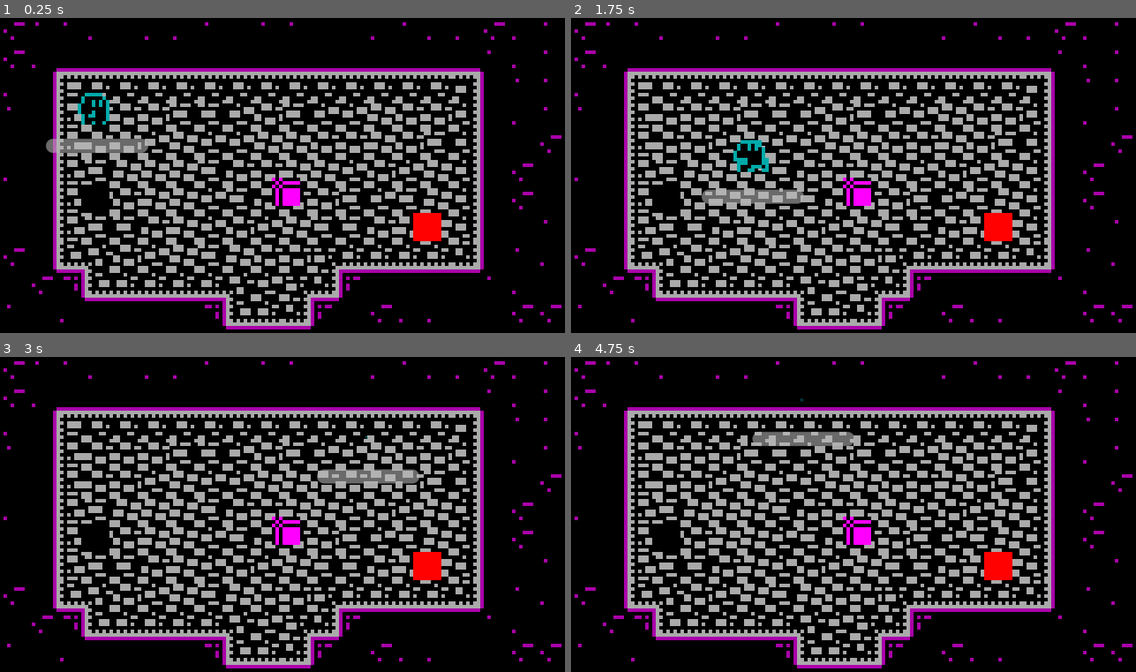
Above: before the commit, frames 1-4 (two rows, left to right).
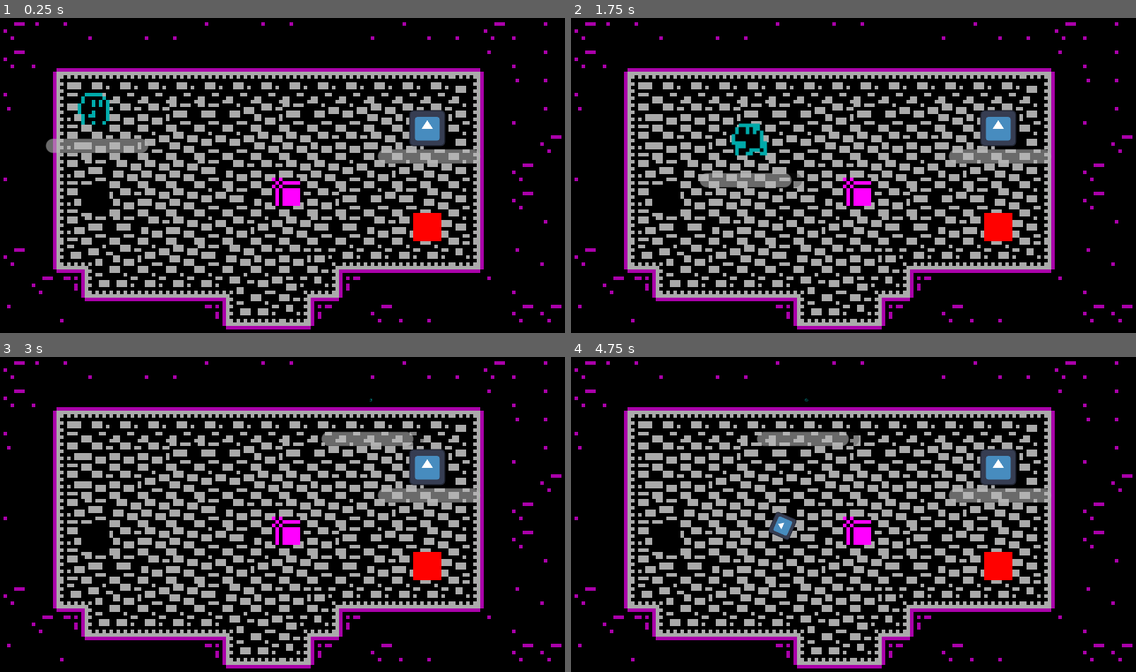
Above: after the commit, the same moments.

Repository: Renan-G-projec/DungeonWarrior
Game: Godot game, scene res://scenes/main.tscn
The game is run twice, just before and just after one commit, with the same random seed, the same clock (stepped at 60 frames per second) and the same inputs. The engine's default icon, where the game draws it, is replaced by a stand-in: a white triangle on a blue panel in a dark square.
Inputs (mouse positions are in pixels of both pictures, inside the frame that each line leads up to):
- Up to frame 1 (0.25 s): no input
- Up to frame 2 (1.75 s): tap Enter at 0.5 s; move the mouse to (977, 159) at 0.52 s; hold D (walk_right) 0.53-1.28 s; tap E (Interact) at 0.6 s; click (977, 159) at 0.67 s; move the mouse to (740, 191) at 1.27 s; hold S (walk_down) from 1.28 s (still down); click (740, 191) at 1.35 s
- Up to frame 3 (3 s): move the mouse to (339, 442) at 2.02 s; release S (walk_down) at 2.03 s; hold D (walk_right) 2.03-2.78 s; tap Shift (dash) at 2.1 s; move the mouse to (254, 577) at 2.77 s; hold W (walk_up) from 2.78 s (still down); tap Alt at 2.85 s; click (254, 577) at 2.92 s
- Up to frame 4 (4.75 s): move the mouse to (1023, 561) at 3.52 s; release W (walk_up) at 3.53 s; hold A (walk_left) from 3.53 s (still down); tap E (Interact) at 3.6 s; move the mouse to (684, 464) at 4.27 s; click (684, 464) at 4.35 s

The runs differ from the first frame. In frame 1, 1.3% of the frame differs, in the area x 66-85%, y 29-47%; in frame 2, 2.8%, in the area x 22-85%, y 29-59%; in frame 3, 2.3%; in frame 4, 1.6%.
Error before the commit: Invalid call. Nonexistent function 'attack' in base 'Nil'. (res://features/player/player.gd:25)
Error after the commit: Parse Error: Could not find type "Knockback" in the current scope. (res://features/components/follow_player_component.gd:15)

Commit message:
Tried to add a pull attack

Diff:
--- a/features/components/follow_player_component.gd
+++ b/features/components/follow_player_component.gd
@@ -12,7 +12,7 @@
 var cooldown_time: float = 0.0
 
 @onready var body: CharacterBody2D = get_parent()
-@onready var knockback: Knockback = body.get_node_or_null("Knockback") as Knockback
+@onready var knockback: KnockbackEmemy = body.get_node_or_null("Knockback") as Knockback
 
 func _ready() -> void:
 	player = get_tree().get_first_node_in_group("player") as Player
--- a/features/components/knockback.gd
+++ b/features/components/knockback.gd
@@ -1,5 +1,6 @@
-class_name Knockback
+class_name KnockbackEmemy
 extends Node
+
 
 @export var default_force: float = 250
 @export var default_duration: float = 0.2
--- a/features/enemies/boss/boss_base.tscn
+++ b/features/enemies/boss/boss_base.tscn
@@ -6,7 +6,7 @@
 [ext_resource type="Script" uid="uid://bpb1sutj7mvtm" path="res://features/components/feel_component.gd" id="3_h5uod"]
 [ext_resource type="PackedScene" uid="uid://cr6e8ow0yxrfy" path="res://features/components/lifebar.tscn" id="4_5k3w4"]
 [ext_resource type="PackedScene" uid="uid://c4pebvhsq3u1n" path="res://features/components/follow_player_component.tscn" id="5_wojv2"]
-[ext_resource type="Script" uid="uid://cwiu5p468npnt" path="res://features/components/knockback.gd" id="6_qifik"]
+[ext_resource type="Script" uid="uid://c11kjlpyai1ha" path="res://features/enemies/boss/knockback_boss.gd" id="7_c7puh"]
 [ext_resource type="Script" uid="uid://uwvi4yj2vmqk" path="res://features/components/shoot_component.gd" id="7_phto6"]
 [ext_resource type="PackedScene" uid="uid://dc7ybwwl227dc" path="res://features/enemies/projectile.tscn" id="8_w7r7b"]
 
@@ -43,11 +43,12 @@
 damage = 15
 
 [node name="Knockback" type="Node" parent="." unique_id=1167124007]
-script = ExtResource("6_qifik")
+script = ExtResource("7_c7puh")
 
 [node name="Muzzle" type="Marker2D" parent="." unique_id=1705349887]
 position = Vector2(0, -10)
 
-[node name="ShootComponent" type="Node" parent="." unique_id=1476964520]
+[node name="ShootComponent" type="Node" parent="." unique_id=1476964520 node_paths=PackedStringArray("muzzle")]
 script = ExtResource("7_phto6")
 projectile = ExtResource("8_w7r7b")
+muzzle = NodePath("../Muzzle")
--- /dev/null
+++ b/features/enemies/boss/knockback_boss.gd
@@ -0,0 +1,78 @@
+class_name KnockbackBoss
+extends Node
+
+
+@export var default_force: float = 250
+@export var default_duration: float = 0.2
+@export var friction: float = 800.0
+@export var knockback_resistance: float = 1.0
+
+var knockback_velocity: Vector2 = Vector2.ZERO
+var knockback_timer: float = 0.0
+
+var pull_target: Node2D = null
+var pull_force: float = 0.0
+var pull_stop_disatance: float = 24.0
+
+
+@onready var boss: CharacterBody2D = get_parent() as CharacterBody2D
+
+func _ready() -> void:
+	if boss and boss.has_node("HealthComponent"):
+		var health := boss.get_node("HealthComponent")
+		health.took_damage.connect(_on_took_damage)
+
+func is_active() -> bool:
+	return knockback_timer > 0.0
+
+func apply_knockback(source_position: Vector2, force: float = -1.0, duration: float = -1.0) -> void:
+	if not boss:
+		return
+	if force < 0.0:
+		force = default_force
+	if duration < 0.0:
+		duration = default_duration
+
+	var direction := source_position.direction_to(boss.global_position)
+	if direction == Vector2.ZERO:
+		direction = Vector2.RIGHT
+
+	pull_target = null
+	knockback_velocity = direction * (force / maxf(knockback_resistance, 0.01))
+	knockback_timer = duration
+
+
+func apply_pull(target: Node2D, force: float = 200.0, duration: float = 0.6, stop_distance: float = 24.0) -> void:
+	if not boss or target == null:
+		return
+	pull_target = target
+	pull_force = force
+	pull_stop_disatance = stop_distance
+	knockback_timer = duration
+
+func _physics_process(delta: float) -> void:
+	if knockback_timer <= 0.0:
+		knockback_velocity = Vector2.ZERO
+		pull_target = null
+		return
+
+	if pull_target and is_instance_valid(pull_target):
+		var to_target := pull_target.global_position - boss.global_position
+
+		if to_target.length() <= pull_stop_disatance:
+			knockback_velocity = Vector2.ZERO
+			pull_target = null
+			knockback_timer = 0.0
+			return
+
+		knockback_velocity = to_target.normalized() * pull_force
+
+	else:
+		knockback_velocity = knockback_velocity.move_toward(Vector2.ZERO, friction * delta)
+
+	knockback_timer = knockback_timer - delta
+
+func _on_took_damage(entity: Node, damage: float, source_position: Vector2) -> void:
+	if pull_target:
+		return
+	apply_knockback(source_position, default_force, default_duration)
--- a/features/player/player.gd
+++ b/features/player/player.gd
@@ -3,7 +3,7 @@
 extends CharacterBody2D
 
 @onready var speed: float = 32.0
-@onready var knockback: Knockback = $Knockback
+@onready var knockback: KnockbackEmemy = $Knockback
 @onready var dash_component: DashComponent = %DashComponent
 @export var weapon: WeaponBase
 @onready var feel_component: FeelComponent = $FeelComponent
--- a/scenes/main.gd
+++ b/scenes/main.gd
@@ -3,6 +3,7 @@
 extends Node2D
 
 @onready var player: Player = %Player
+
 @export var current_room: Room:
 	set(room):
 		if current_room:
--- a/scenes/main.tscn
+++ b/scenes/main.tscn
@@ -22,7 +22,6 @@
 position = Vector2(27, 31)
 
 [node name="EnemyBase" parent="." unique_id=651179315 instance=ExtResource("3_sugp2")]
-visible = false
 position = Vector2(121, 32)
 
 [node name="BossBase" parent="." unique_id=1701289693 instance=ExtResource("5_o6xl0")]
Not shown, added: features/enemies/boss/knockback_boss.gd.uid
